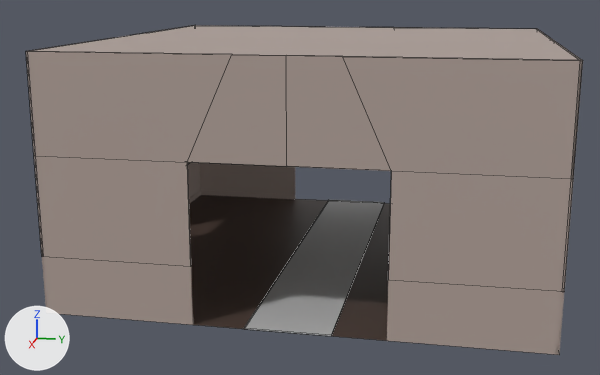
Renders of the FBX model Betrayal Unity Client/Assets/Art/Rooms/Room20_Foyer.fbx from each side of a commit.
Rendered twice from a camera (50 mm lens) standing at (15.58, 2.51, 5.19) and looking at (0.29, -0.55, 1.37). The lights are fixed; the arrows at lower left show +X, +Y and +Z. Mesh edges are drawn as thin lines on the coarser meshes. Where no turn or scale is listed for an object, it has been applied to the vertices.

The first picture shows 'Floor', 'Roof', 'WallOpenNegX', 'WallOpenNegX3', 'WallOpenPosX2', 'WallSlicedPosZ5', 'pCube26'.
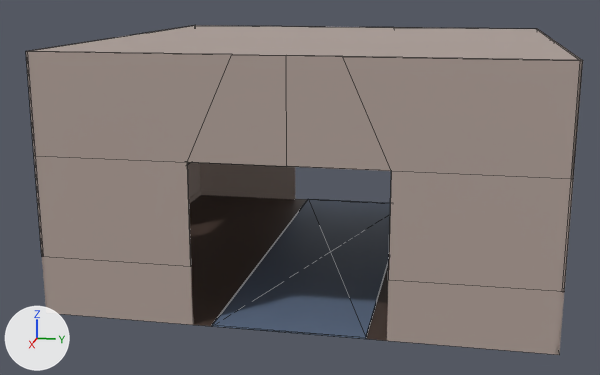
Pixel boxes (x1, y1, x2, y2) of what changed, in the pictures (600 x 375 px):
```json
{"object": "Rug", "change": "added", "after": [212, 199, 391, 339]}
{"object": "pCube26", "change": "deleted", "before": [244, 200, 384, 336]}
```

The change, as JSON lines over the scene's bpy script:
```json
{"op": "add", "block": "mat_m_rug", "code": ["mat_m_rug = principled_material('M_Rug')", "mat_m_rug.base_color = (0.122, 0.172, 0.27)  # blue #62738e", "mat_m_rug.roughness = 0.553"]}
{"op": "add", "block": "me_mesh_012_1", "code": ["me_mesh_012_1 = bpy.data.meshes.new('Mesh.012')", "me_mesh_012_1.from_pydata(...)  # a box spanning x -4.0..4.0, y -1.2..1.2, z 0.0..0.02", "me_mesh_012_1.materials.append(mat_m_rug)  # blue #62738e"]}
{"op": "remove", "block": "ob_pcube26", "code": ["ob_pcube26 = bpy.data.objects.new('pCube26', me_mesh_012)", "ob_pcube26.location = (-1.7, 0.0, 0.0)"]}
{"op": "add", "block": "ob_rug", "code": ["ob_rug = bpy.data.objects.new('Rug', me_mesh_012_1)", "ob_rug.location = (0.0, 0.0, 0.0)"]}
```
